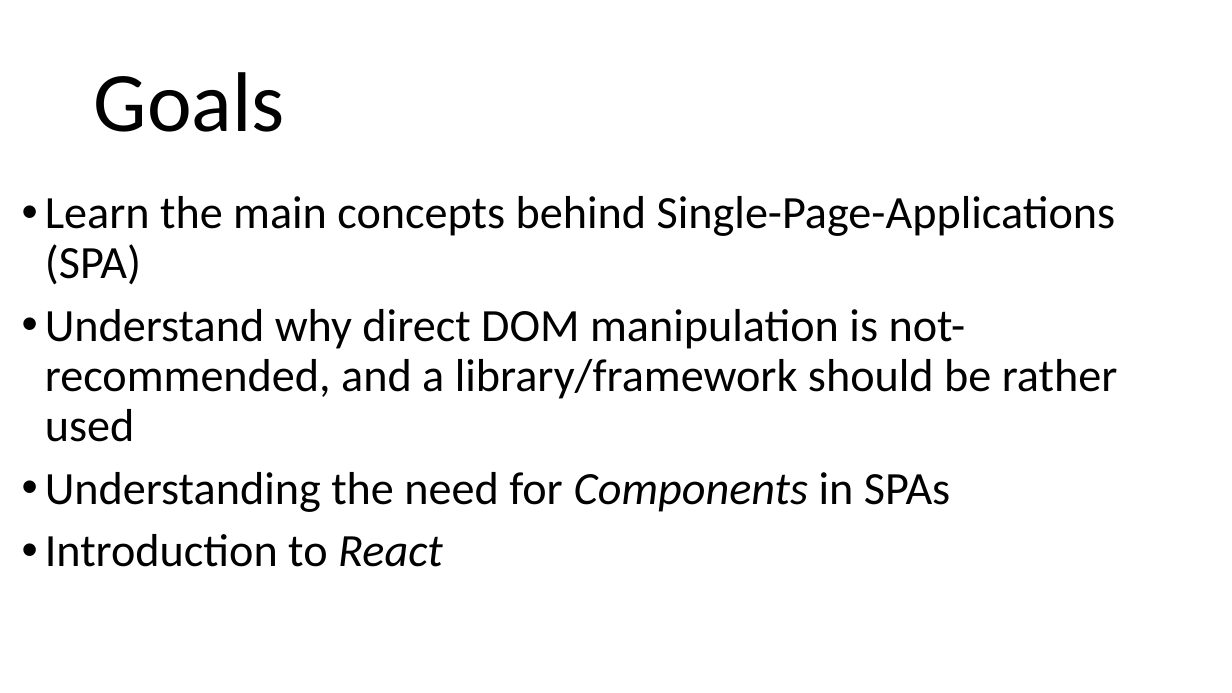
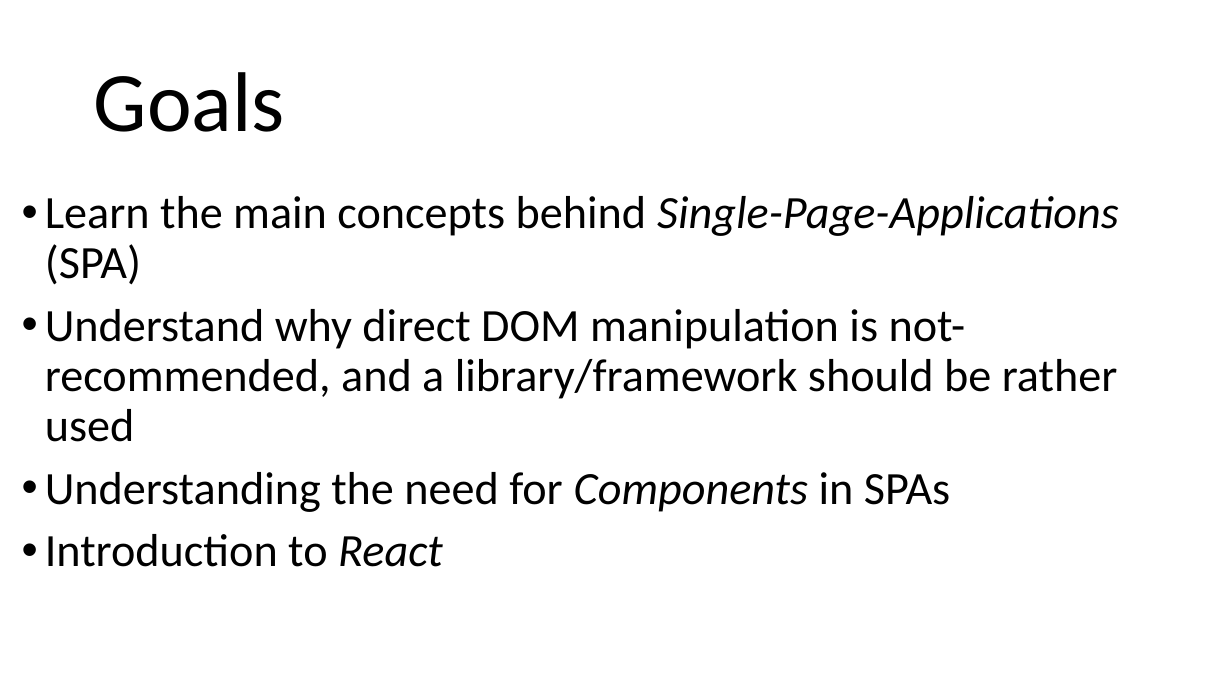
Before and after one commit to arcuri82/web_development_and_api_design, a slide deck: slide 2 of docs/slides/lesson_03.pptx. Drawn at 1232x693 pixels with LibreOffice and Linux fonts; fonts in the diff are those of the drawing. Boxes give left, top, right and bottom in pixels: in the first picture for what was removed or moved away, otherwise in the second. Text is boxed around its words. In the diff, an @@ line names an element or a change of style, - is before the commit and + after.

```diff
--- a/docs/slides/lesson_03.pptx
+++ b/docs/slides/lesson_03.pptx
@@ text at (45,196,1119,285): italic on in "Single-Page-Applications" @@
```
Also in this commit, not shown: 2 other slides changed, 4 slides added, 1 other file.
